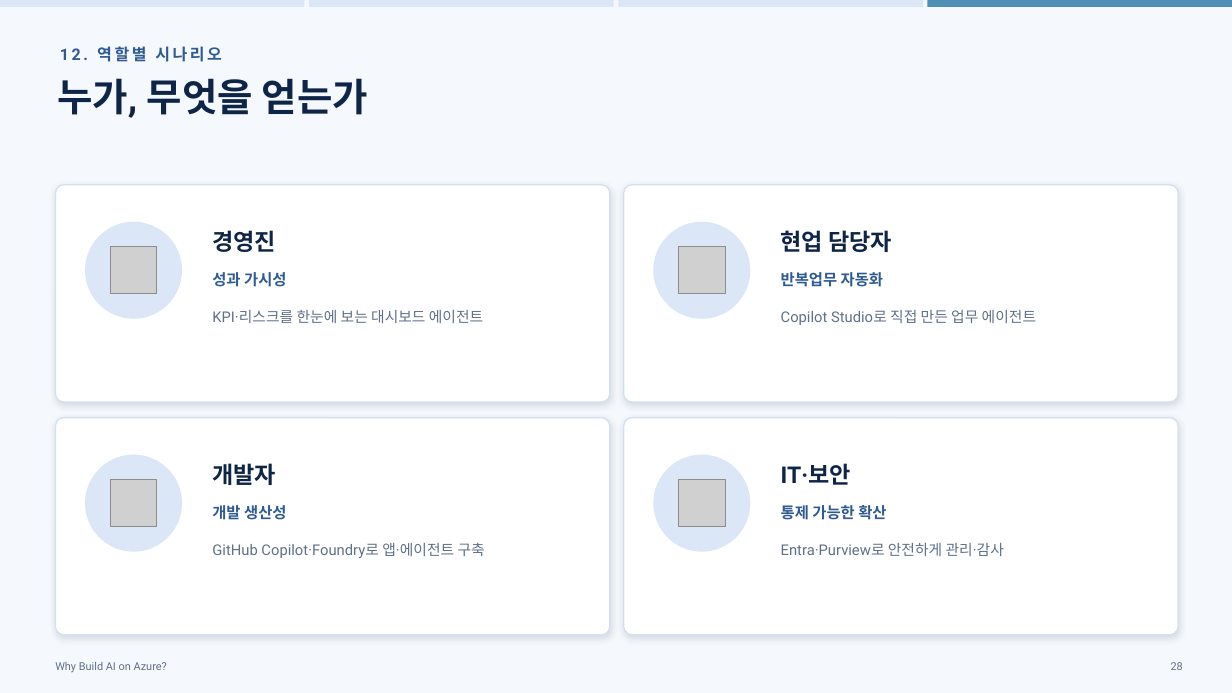
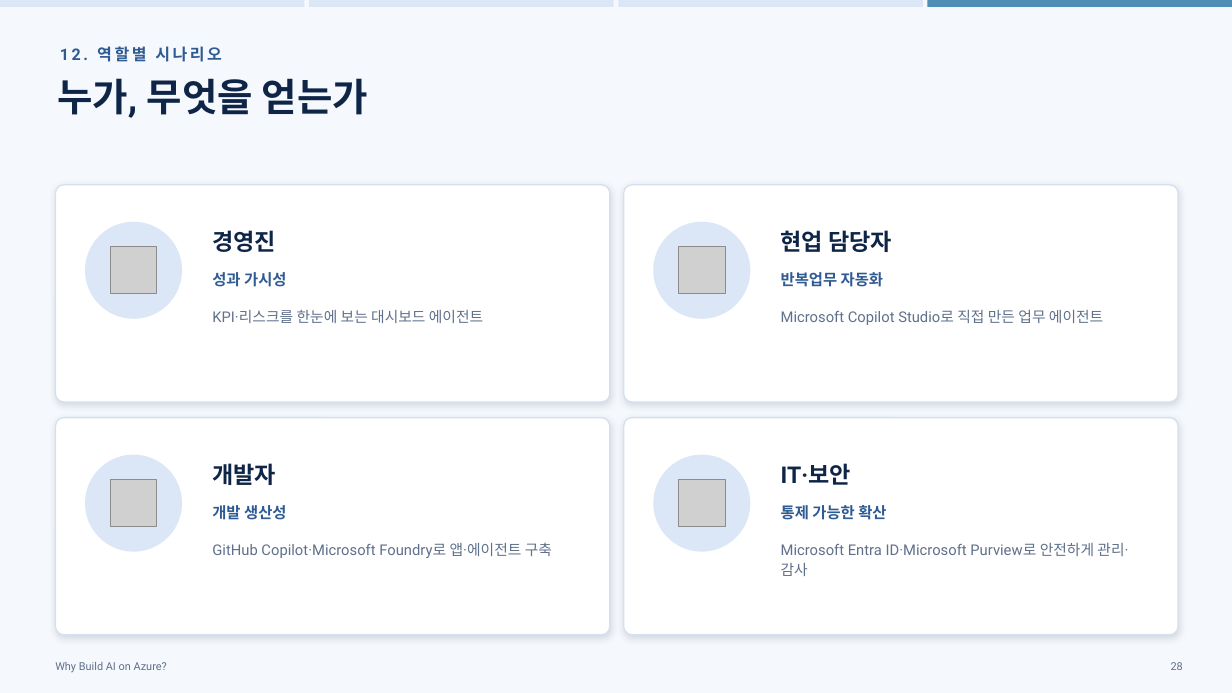
Before and after one commit to hijigoo/why-build-ai-on-azure, a slide deck: slide 28 of PROD-why-build-ai-on-azure.pptx. Drawn at 1232x693 pixels with LibreOffice and Linux fonts; fonts in the diff are those of the drawing; grey boxes stand for pictures. Boxes give left, top, right and bottom in pixels: in the first picture for what was removed or moved away, otherwise in the second. Text is boxed around its words. In the diff, an @@ line names an element or a change of style, - is before the commit and + after.

```diff
--- a/PROD-why-build-ai-on-azure.pptx
+++ b/PROD-why-build-ai-on-azure.pptx
@@ text at (781, 310, 1103, 325): text changed @@
-Copilot Studio로 직접 만든 업무 에이전트
+Microsoft Copilot Studio로 직접 만든 업무 에이전트
@@ text at (212, 543, 552, 558): text changed @@
-GitHub Copilot·Foundry로 앱·에이전트 구축
+GitHub Copilot·Microsoft Foundry로 앱·에이전트 구축
@@ text at (781, 543, 1128, 576): text changed @@
-Entra·Purview로 안전하게 관리·감사
+Microsoft Entra ID·Microsoft Purview로 안전하게 관리·감사
```
Also in this commit, not shown: 17 other slides changed, 1 other file.
